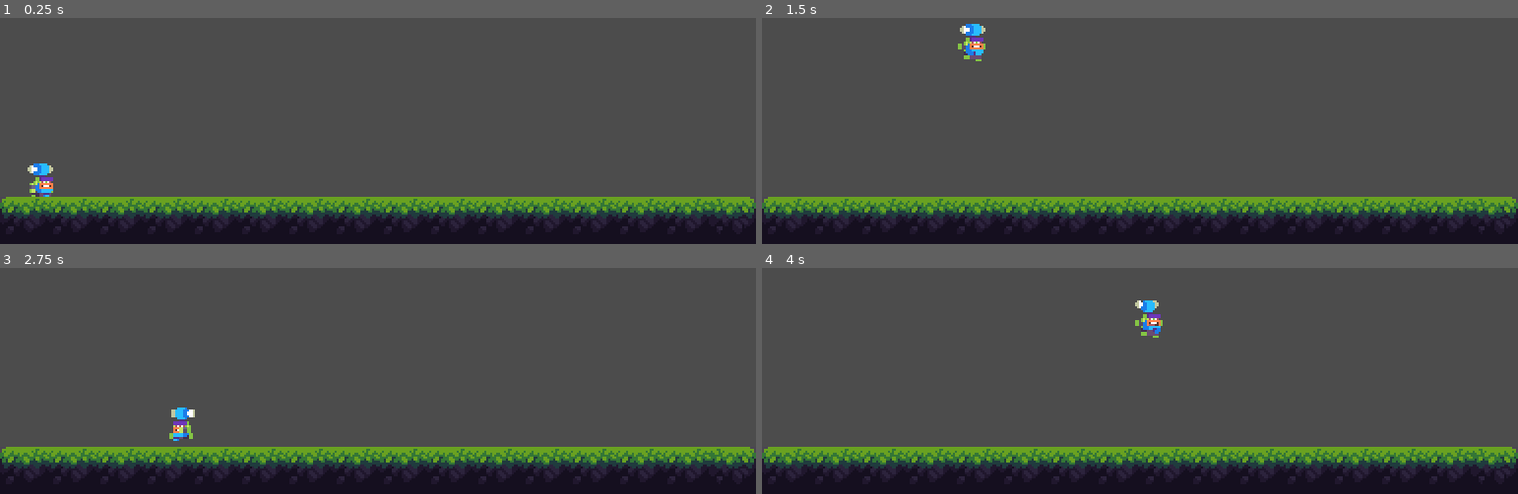
Above: before the commit, frames 1-4 (two rows, left to right).
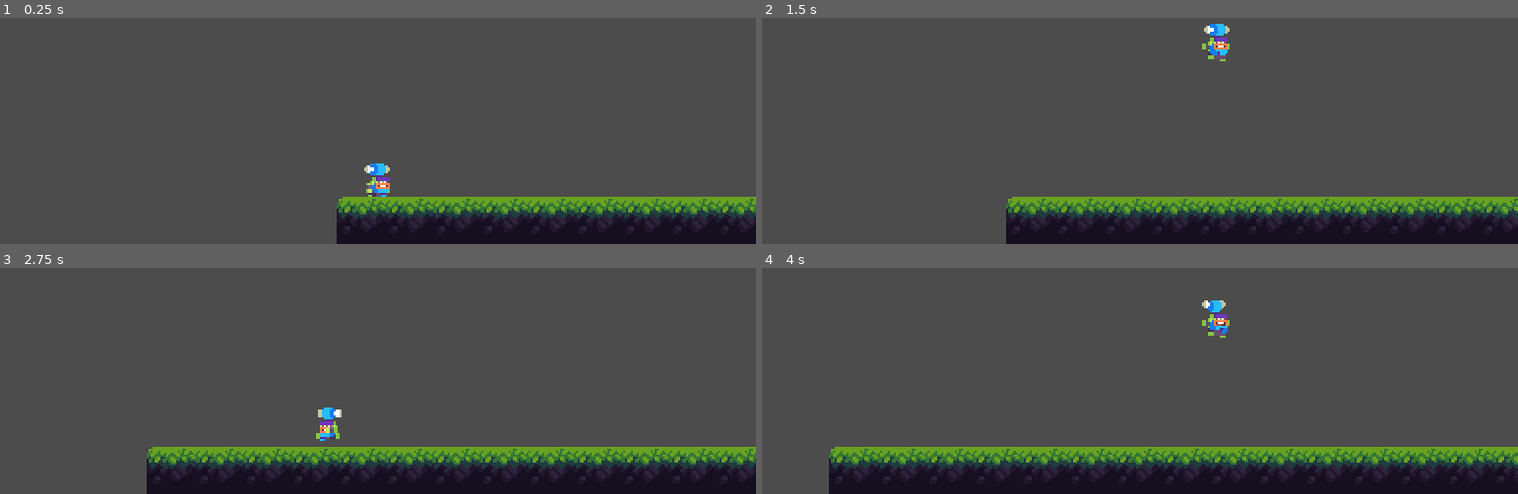
Above: after the commit, the same moments.

Repository: Gui-dev/the-mighty-rune
Game: Godot game, scene res://scene/management/game_level.tscn
Two runs of this game, one before a commit and one after it. Both use one fixed random seed, a clock stepped at 60 frames per second and the inputs below.
Inputs:
- Up to frame 1 (0.25 s): no input
- Up to frame 2 (1.5 s): tap Enter at 0.5 s; hold Right (ui_right) from 0.53 s (still down); tap Space (ui_select) at 0.77 s
- Up to frame 3 (2.75 s): tap Space (ui_select) at 1.52 s; release Right (ui_right) at 2.03 s; hold Left (ui_left) from 2.03 s (still down)
- Up to frame 4 (4 s): release Left (ui_left) at 2.78 s; hold Right (ui_right) from 2.78 s (still down); tap Space (ui_select) at 3.02, 3.77 s

The runs differ from the first frame. In frame 1, 13% of the frame differs, in the area x 0-100%, y 64-100%; in frame 2, 11%; in frame 3, 8.7%; in frame 4, 7.0%.

Commit message:
feat: add main camera

Diff:
--- a/scene/character/player.tscn
+++ b/scene/character/player.tscn
@@ -293,3 +293,11 @@
 anims/idle = SubResource( 2 )
 anims/jump = SubResource( 5 )
 anims/run = SubResource( 4 )
+
+[node name="camera" type="Camera2D" parent="."]
+current = true
+limit_top = 0
+limit_bottom = 192
+drag_margin_h_enabled = true
+drag_margin_v_enabled = true
+editor_draw_drag_margin = true
